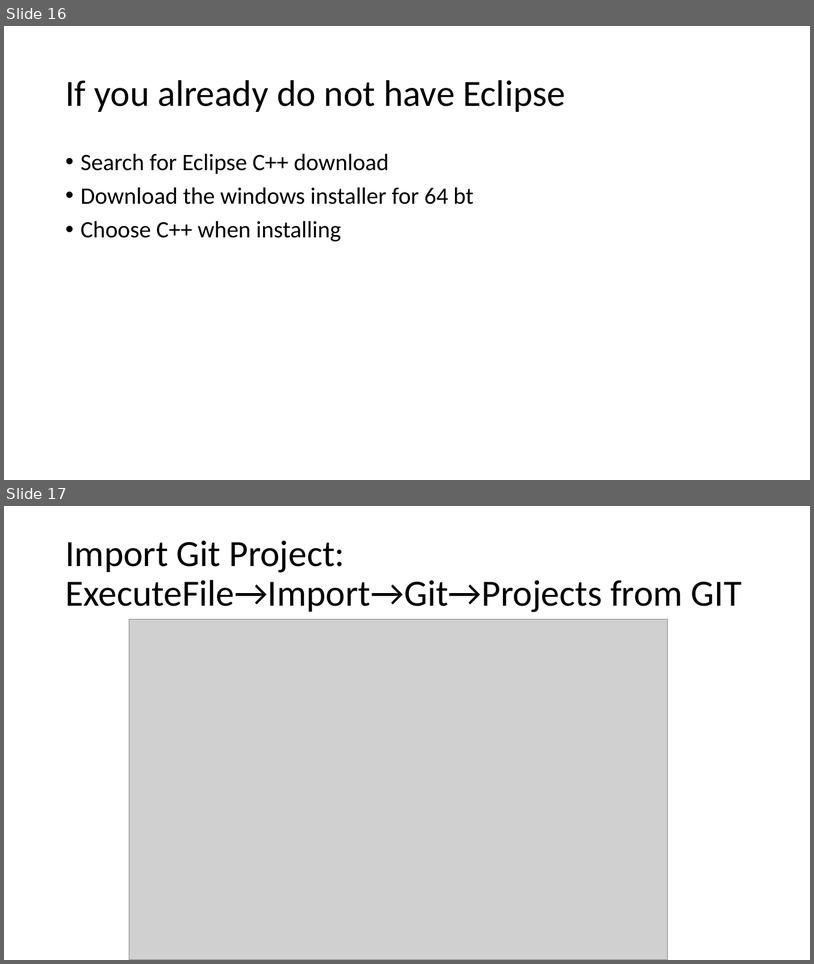
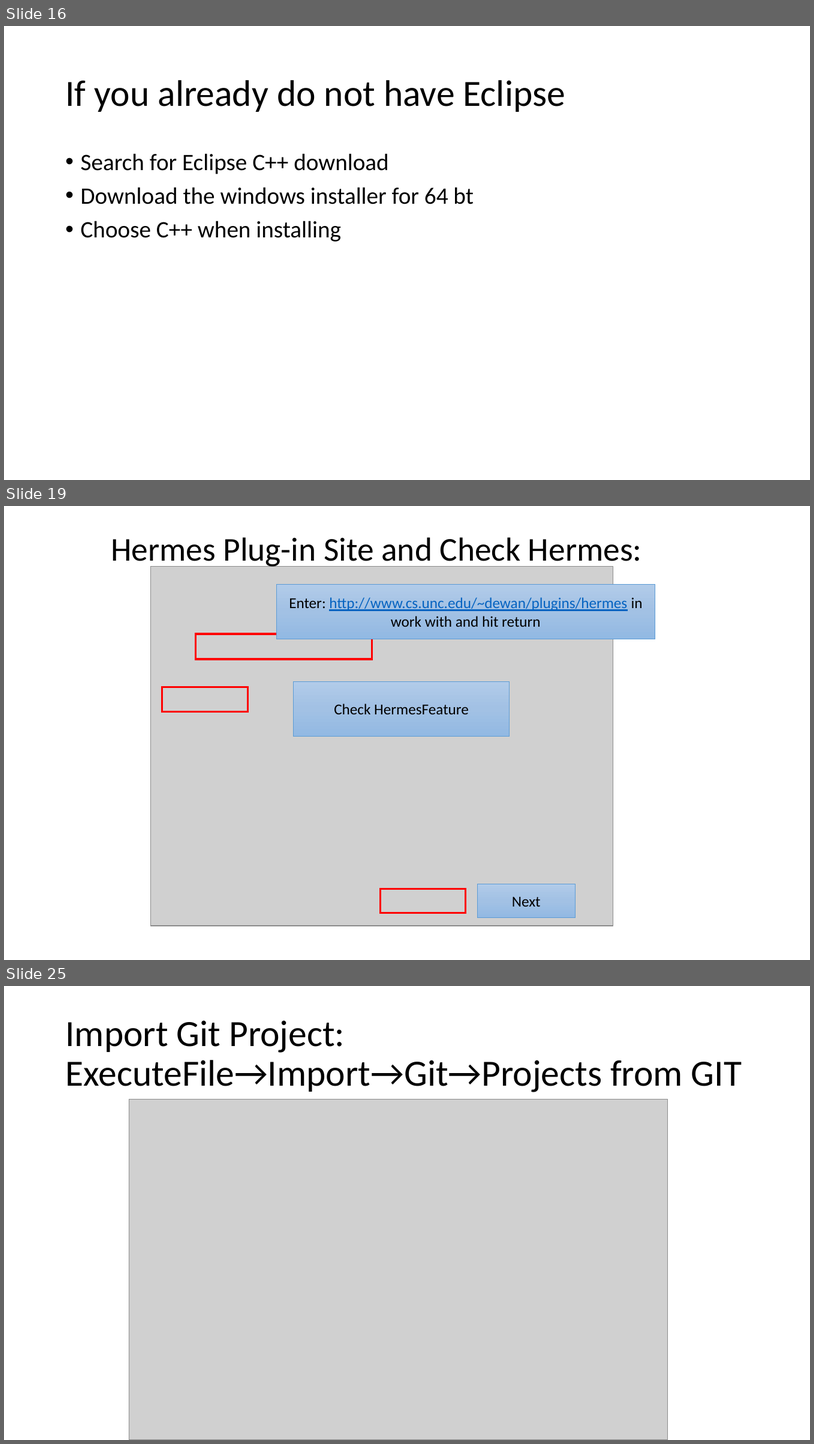
Before and after one commit to pdewan/ConcurrentProgrammingTrainingExamples, a slide deck: Documents/EclipseOpenMPTraining.pptx. Shown one above the other, each under a label of ours: slides 16 and 17 before the commit, slides 16, 19 and 25 after it; the slides between them are not shown. The pictures are 814x964 and 814x1444 pixels, drawn with LibreOffice and Linux fonts; fonts in the diff are those of the drawing; grey boxes stand for pictures. Boxes give left, top, right and bottom in pixels: in the first picture for what was removed or moved away, otherwise in the second. Text is boxed around its words. In the diff, an @@ line names an element or a change of style, - is before the commit and + after.

Commit message:
Updated docs with plugin installation details

```diff
--- a/Documents/EclipseOpenMPTraining.pptx
+++ b/Documents/EclipseOpenMPTraining.pptx
@@ slide 19 added at (4,506,810,960), background #FFFFFF @@
@@ title added at (111,537,642,569), 39.6 pt, text #000000 @@
+Hermes Plug-in Site and Check Hermes:
@@ picture added at (150,567,613,926) @@
@@ rectangle added at (276,584,656,639), fill gradient #B1CBE9 to #A3C1E5 to #93B9E4, outline #5B9BD5 0.5 pt, 18 pt, text #0563C1, underline @@
+Enter: http://www.cs.unc.edu/~dewan/plugins/hermes in work with and hit return
@@ rectangle added at (196,634,372,659), outline #FF0000 2.25 pt @@
@@ rectangle added at (294,681,510,736), fill gradient #B1CBE9 to #A3C1E5 to #93B9E4, outline #5B9BD5 0.5 pt, 18 pt, text #000000 @@
+Check HermesFeature
@@ rectangle added at (162,687,248,711), outline #FF0000 2.25 pt @@
@@ rectangle added at (477,883,575,918), fill gradient #B1CBE9 to #A3C1E5 to #93B9E4, outline #5B9BD5 0.5 pt, 18 pt, text #000000 @@
+Next
@@ rectangle added at (380,888,466,913), outline #FF0000 2.25 pt @@
@@ what was slide 17 is now slide 25 @@
```
Also in this commit, not shown: 1 slide changed, 18 other slides added, 1 other file.
